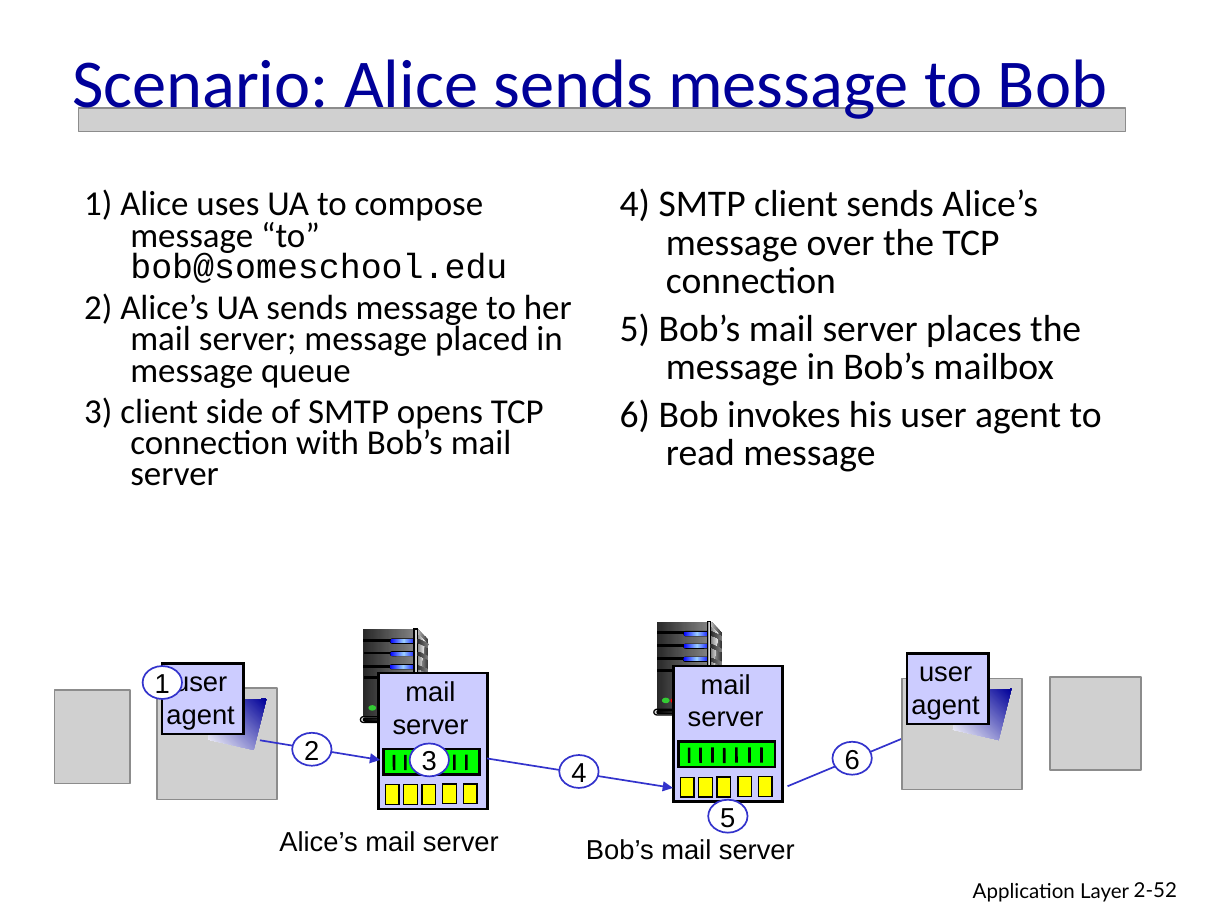
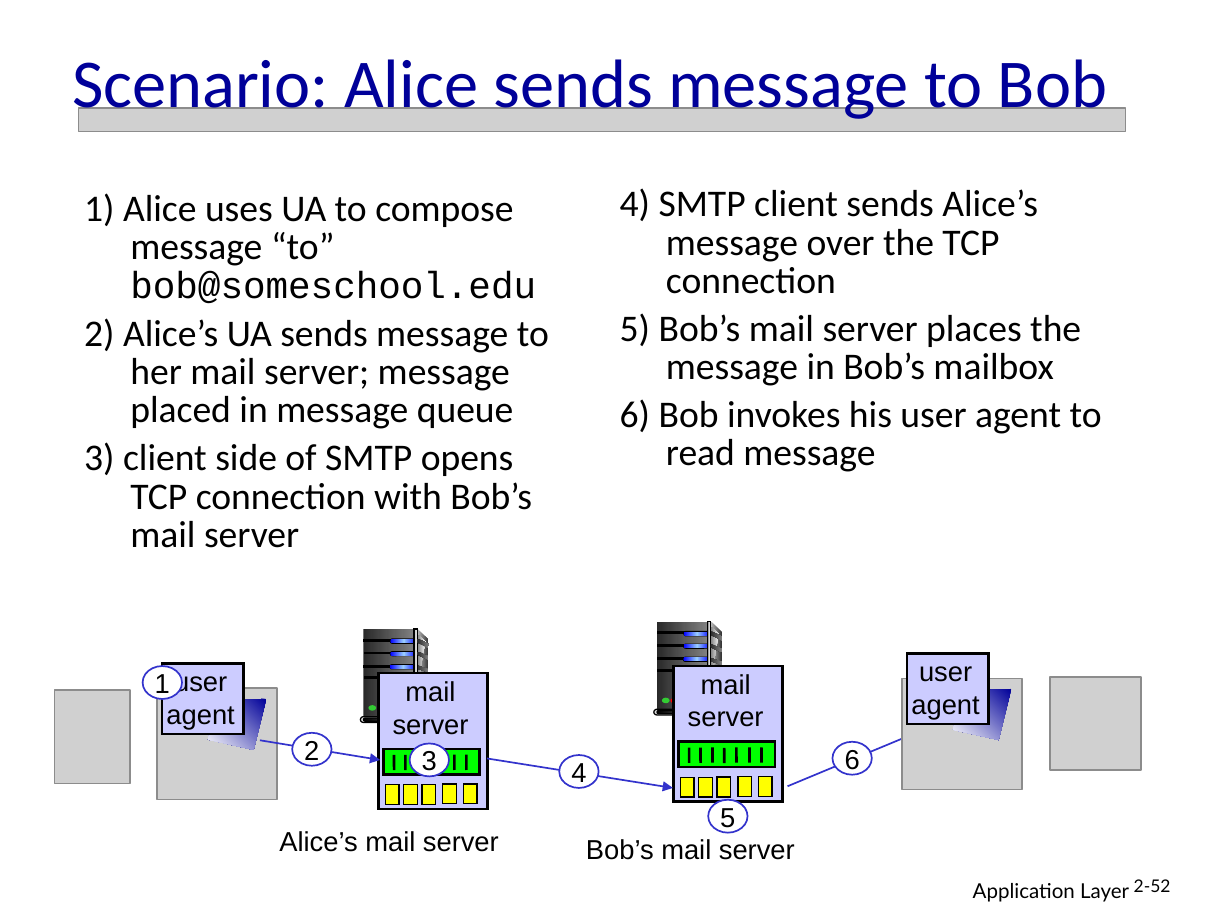
Before and after one commit to JohnNixon6972/5th-Sem-ISE, a slide deck: slide 52 of Computer Network/CHAPTER-2-PPT.ppt. Drawn at 1232x924 pixels with LibreOffice and Linux fonts; fonts in the diff are those of the drawing; grey boxes stand for pictures. Boxes give left, top, right and bottom in pixels: in the first picture for what was removed or moved away, otherwise in the second. Text is boxed around its words. In the diff, an @@ line names an element or a change of style, - is before the commit and + after.

```diff
--- a/Computer Network/CHAPTER-2-PPT.ppt
+++ b/Computer Network/CHAPTER-2-PPT.ppt
@@ text "1) Alice uses UA to ..." at bbox=[84, 193, 549, 548]: size 20.4 to 22 pt; line spacing 0.75 to 0.85 @@
@@ freeform shape at bbox=[708, 622, 722, 711]: fill gradient #333333 to #DDDDDD to gradient #DDDDDD to #333333 @@
@@ freeform shape at bbox=[711, 627, 719, 710]: fill gradient #F8F8F8 to #808080 to gradient #808080 to #F8F8F8 @@
@@ freeform shape at bbox=[415, 630, 429, 718]: fill gradient #333333 to #DDDDDD to gradient #DDDDDD to #333333 @@
@@ freeform shape at bbox=[418, 634, 426, 717]: fill gradient #F8F8F8 to #808080 to gradient #808080 to #F8F8F8 @@
@@ freeform shape at bbox=[711, 644, 722, 653]: fill gradient #808080 to #292929 to gradient #292929 to #808080 @@
@@ freeform shape at bbox=[954, 689, 1011, 739]: fill gradient #FFFFFF to #000099 to gradient #000099 to #FFFFFF @@
@@ freeform shape at bbox=[208, 699, 266, 749]: fill gradient #FFFFFF to #000099 to gradient #000099 to #FFFFFF @@
@@ page number at bbox=[1134, 879, 1171, 892]: size 12 to 10.2 pt; line spacing 1 to 0.9 @@
```
Also in this commit, not shown: 86 other slides changed, 2 other files.
